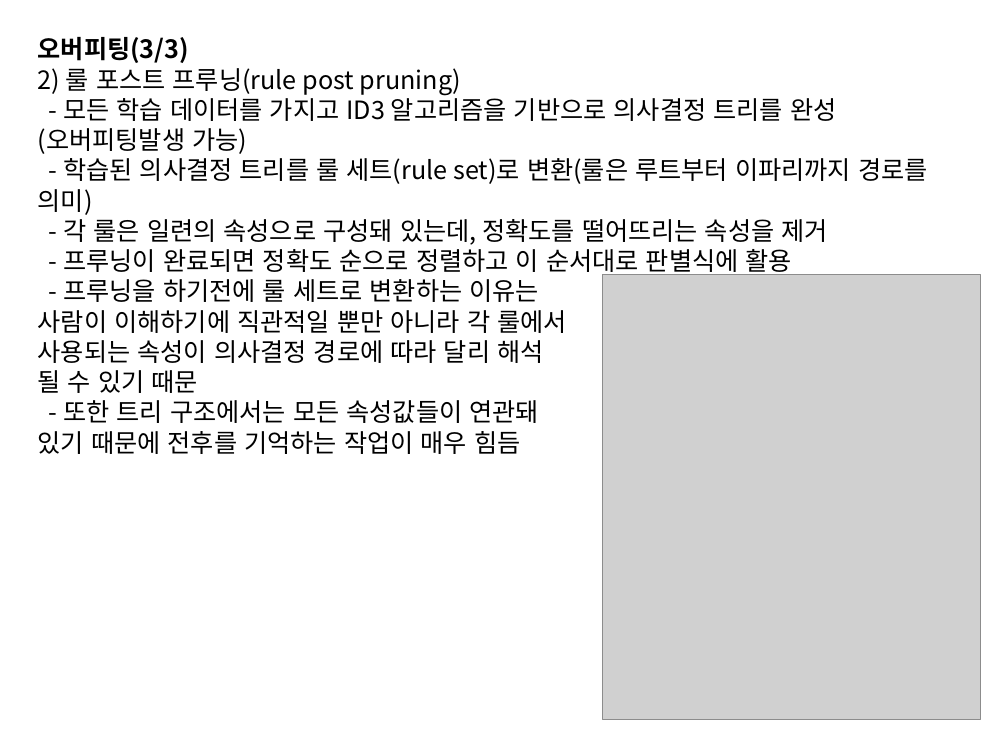
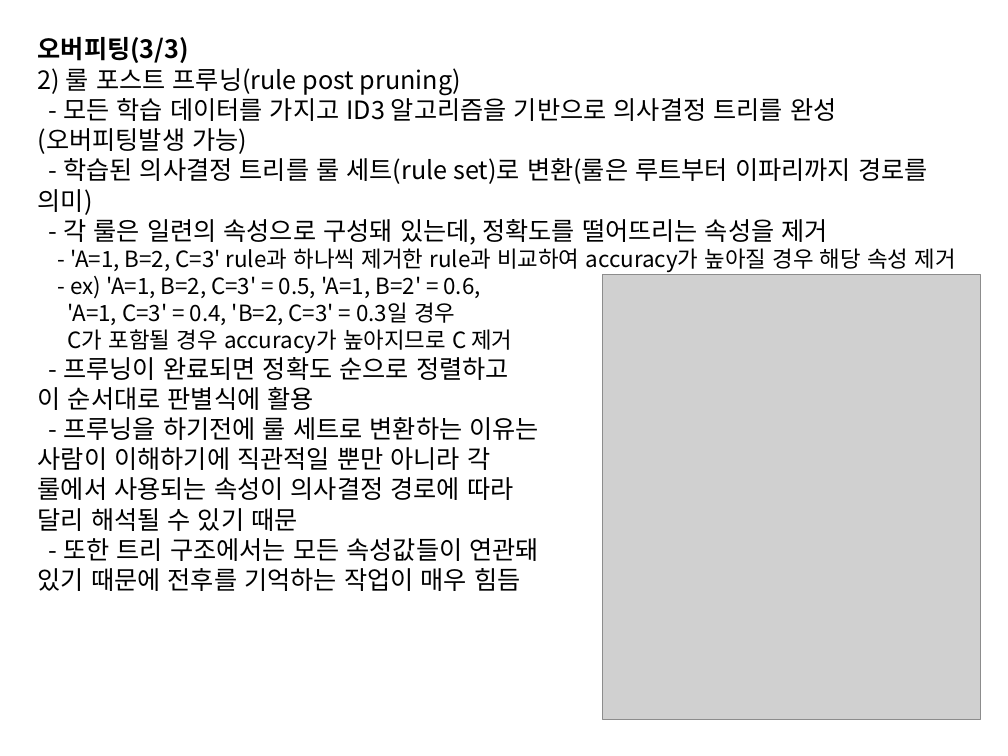
Before and after one commit to gcpugkr/guroflow, a slide deck: slide 8 of dl_basic/의사결정 트리.pptx. Drawn at 1008x756 pixels with LibreOffice and Linux fonts; fonts in the diff are those of the drawing; grey boxes stand for pictures. Boxes give left, top, right and bottom in pixels: in the first picture for what was removed or moved away, otherwise in the second. Text is boxed around its words. In the diff, an @@ line names an element or a change of style, - is before the commit and + after.

Commit message:
update decision trees

```diff
--- a/dl_basic/의사결정 트리.pptx
+++ b/dl_basic/의사결정 트리.pptx
@@ text at box(38, 248, 956, 410): text changed; size 18 to 16 pt @@
-- 프루닝이 완료되면 정확도 순으로 정렬하고 이 순서대로 판별식에 활용
+- 'A=1, B=2, C=3' rule과 하나씩 제거한 rule과 비교하여 accuracy가 높아질 경우 해당 속성 제거
+- ex) 'A=1, B=2, C=3' = 0.5, 'A=1, B=2' = 0.6,
+'A=1, C=3' = 0.4, 'B=2, C=3' = 0.3일 경우
+C가 포함될 경우 accuracy가 높아지므로 C 제거
+- 프루닝이 완료되면 정확도 순으로 정렬하고
+이 순서대로 판별식에 활용
@@ text at box(38, 447, 513, 531): spaces changed @@
-사람이 이해하기에 직관적일 뿐만 아니라 각 룰에서
-사용되는 속성이 의사결정 경로에 따라 달리 해석
-될 수 있기 때문
+사람이 이해하기에 직관적일 뿐만 아니라 각
+룰에서 사용되는 속성이 의사결정 경로에 따라
+달리 해석될 수 있기 때문
```
